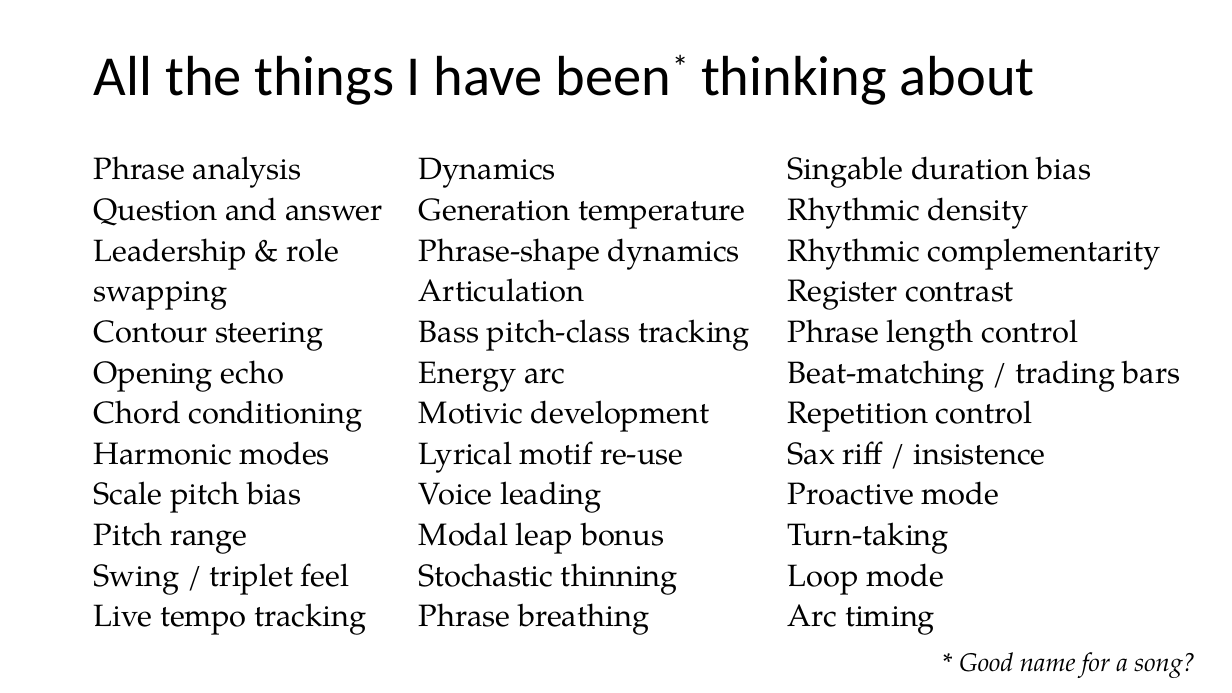
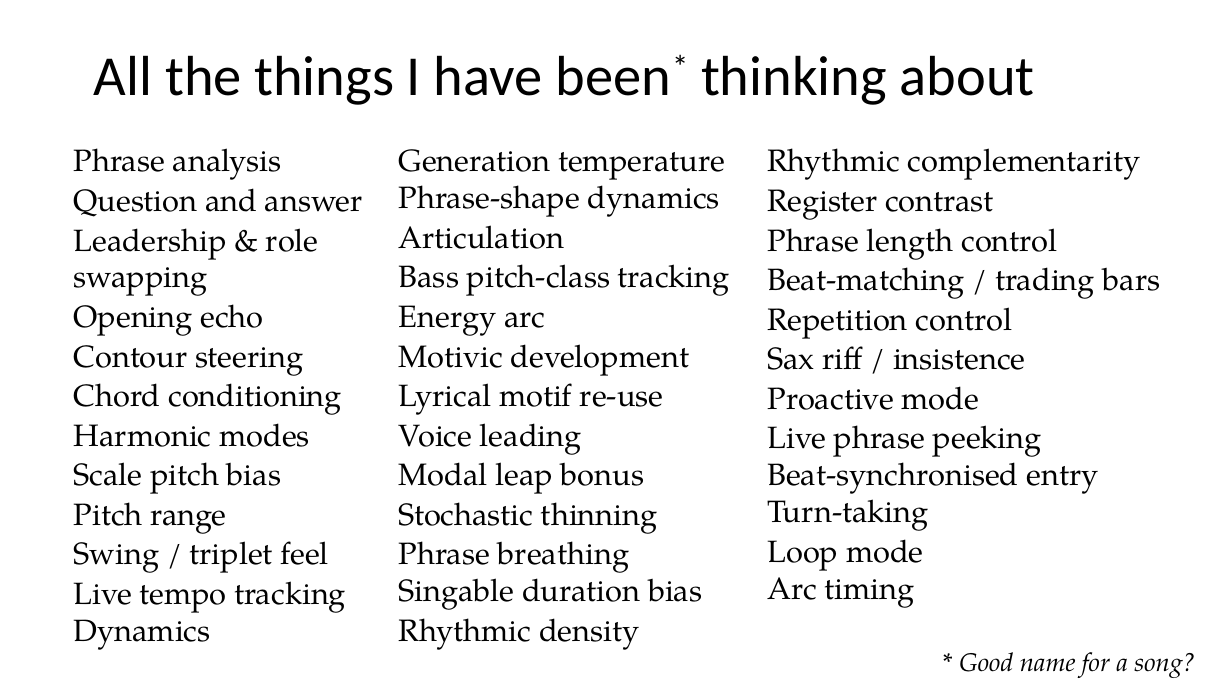
Before and after one commit to davidderoure/wolfson, a slide deck: slide 3 of docs/wolfson.pptx. Drawn at 1232x693 pixels with LibreOffice and Linux fonts; fonts in the diff are those of the drawing. Boxes give left, top, right and bottom in pixels: in the first picture for what was removed or moved away, otherwise in the second. Text is boxed around its words. In the diff, an @@ line names an element or a change of style, - is before the commit and + after.

```diff
--- a/docs/wolfson.pptx
+++ b/docs/wolfson.pptx
@@ text "Phrase analysis": place and size @@
-text "Phrase analysis" at box(94, 156, 383, 635)
+text "Phrase analysis" at box(74, 148, 363, 650)
@@ text at box(74, 148, 363, 573): line spacing 1.1 to 1; more space between paragraphs @@
@@ text "Generation temperature Phrase-shape dynamics": place and size @@
-text "Generation temperature Phrase-shape dynamics" at box(419, 157, 750, 635)
+text "Generation temperature Phrase-shape dynamics" at box(399, 149, 730, 650)
@@ text at box(399, 149, 725, 217): text changed @@
-Dynamics
-Generation temperature
-Phrase-shape dynamics
+Generation temperature
+Phrase-shape dynamics
@@ text "Rhythmic complementarity": place and size @@
-text "Rhythmic complementarity" at box(788, 156, 1181, 635)
+text "Rhythmic complementarity" at box(767, 148, 1161, 608)
@@ text at box(767, 148, 1161, 608): line spacing 1.1 to 1; more space between paragraphs @@
@@ text at box(788, 156, 1091, 229): paragraphs removed @@
-Singable duration bias
-Rhythmic density
@@ text at box(399, 216, 730, 534): line spacing 1.1 to 1; more space between paragraphs @@
@@ text at box(74, 295, 264, 336): paragraph added @@
+Opening echo
@@ text at box(94, 360, 284, 392): paragraph removed @@
-Opening echo
@@ text at box(767, 386, 1098, 531): text changed @@
-Proactive mode
-Turn-taking
+Proactive mode
+Live phrase peeking
+Beat-synchronised entry
+Turn-taking
@@ text at box(399, 541, 702, 650): text changed @@
-Phrase breathing
+Phrase breathing
+Singable duration bias
+Rhythmic density
@@ text at box(74, 572, 346, 650): text changed @@
-Live tempo tracking
+Live tempo tracking
+Dynamics
```
Also in this commit, not shown: 7 other slides changed, 1 other file.
